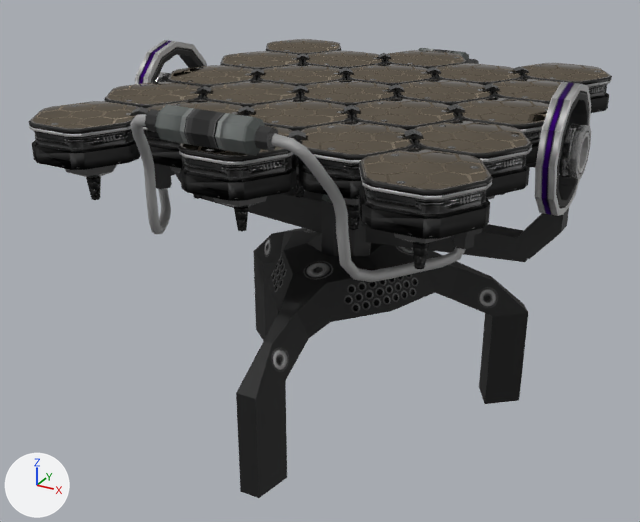
A saved change to the glTF model startup/pkg/vaststars.resources/glb/solar-panel-1.glb.
One viewpoint serves both versions: a camera (50 mm lens) standing at (24.4, -47.9, 26.7) and looking at (-1.5, -0.9, 3.2). The axes (+X, +Y, +Z) are drawn at lower left. The lights are the same throughout. Vertices at the same position are counted once.

Before the edit, the objects in view are built like this:
```python
me_cylinder_003 = bpy.data.meshes.new('Cylinder.003')
me_cylinder_003.from_pydata(...)  # 3644 vertices, 7025 faces; spans x -14.5..14.5, y -15.3..16.6, z -20.0..3.7
me_cylinder_003.materials.append(mat_material)
ob_cylinder_023 = bpy.data.objects.new('Cylinder.023', me_cylinder_003)
ob_cylinder_023.location = (0.0, 0.0, 12.7)
```
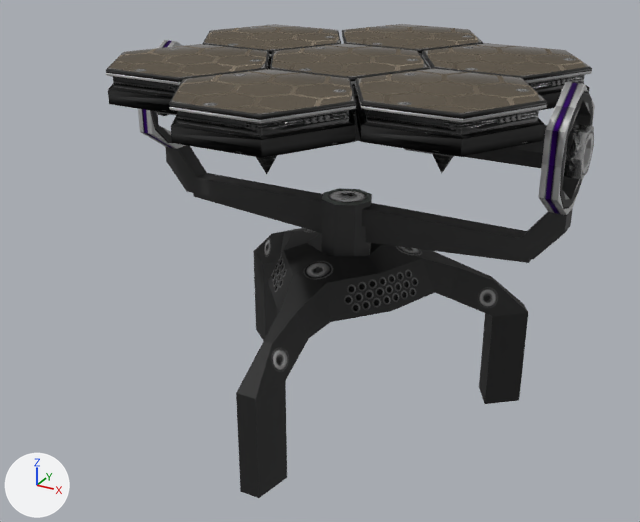
Pixel boxes (x1, y1, x2, y2) of what changed, in the pictures (640 x 522 px):
'Cylinder.023', reshaped (16% narrower): before (29, 39, 612, 498); after (106, 24, 595, 498)
part 1 of me_cylinder_003, added: after (342, 24, 484, 64)
part 2 of me_cylinder_003, added (brown): after (203, 24, 341, 69)
part 3 of me_cylinder_003, added: after (422, 43, 592, 111)
part 4 of me_cylinder_003, added: after (270, 44, 429, 116)
part 5 of me_cylinder_003, added: after (106, 44, 269, 115)
part 6 of me_cylinder_003, added: after (355, 69, 547, 173)
part 7 of me_cylinder_003, added: after (169, 69, 356, 174)
part 8 of me_cylinder_003, deleted: before (29, 39, 612, 269)
part 9 of me_cylinder_003, cut back: before (130, 40, 591, 282); after (354, 82, 595, 263)
part 10 of me_cylinder_003, surface changed: before (558, 189, 567, 216); after (549, 141, 571, 215)

What changed in the scene script:
```text
Change me_cylinder_003:
    used by ob_cylinder_023; location = (0.0, 0.0, 12.7)
    remove me_cylinder_003.from_pydata(...)  # 3644 vertices, 7025 faces; spans x -14.5..14.5, y -15.3..16.6, z -20.0..3.7
    add me_cylinder_003.from_pydata(...)  # 663 vertices, 1239 faces; spans x -14.5..14.7, y -13.9..13.9, z -20.0..3.7
    me_cylinder_003 part 1: a new loose piece of 61 vertices spanning x -5.3..5.2, y 4.8..13.9, z -0.9..3.7, in mat_material
    me_cylinder_003 part 2: a new loose piece of 61 vertices spanning x -13.5..-2.9, y 0.1..9.2, z -0.9..3.7, in mat_material
    me_cylinder_003 part 3: a new loose piece of 61 vertices spanning x 2.8..13.4, y 0.1..9.2, z -0.9..3.7, in mat_material
    me_cylinder_003 part 4: a new loose piece of 61 vertices spanning x -5.3..5.2, y -4.6..4.6, z -0.9..3.7, in mat_material
    me_cylinder_003 part 5: a new loose piece of 61 vertices spanning x -13.5..-2.9, y -9.3..-0.1, z -0.9..3.7, in mat_material
    me_cylinder_003 part 6: a new loose piece of 61 vertices spanning x 2.8..13.4, y -9.3..-0.1, z -0.9..3.7, in mat_material
    me_cylinder_003 part 7: a new loose piece of 61 vertices spanning x -5.3..5.2, y -13.9..-4.8, z -0.9..3.7, in mat_material
    me_cylinder_003 part 8: 44 loose pieces with 2968 vertices, spanning x -13.1..13.1, y -14.9..16.6, z -4.2..2.1, are deleted
    me_cylinder_003 part 9: 18 vertices moved from x 11.4..13.9, y -2.5..0.7, z -7.0..-1.4 to x 11.6..14.1, y -3.2..0.7, z -7.0..1.4; 488 vertices removed from x -14.5..14.5, y -15.3..3.7, z -5.3..3.7; 48 vertices added at x 13.0..14.7, y -3.2..3.2, z -3.5..3.7
    me_cylinder_003 part 10: 4 kept faces spanning x 13.0..14.1, y -3.2..0.0, z -3.5..1.4 get new texture (UV) coordinates
```
